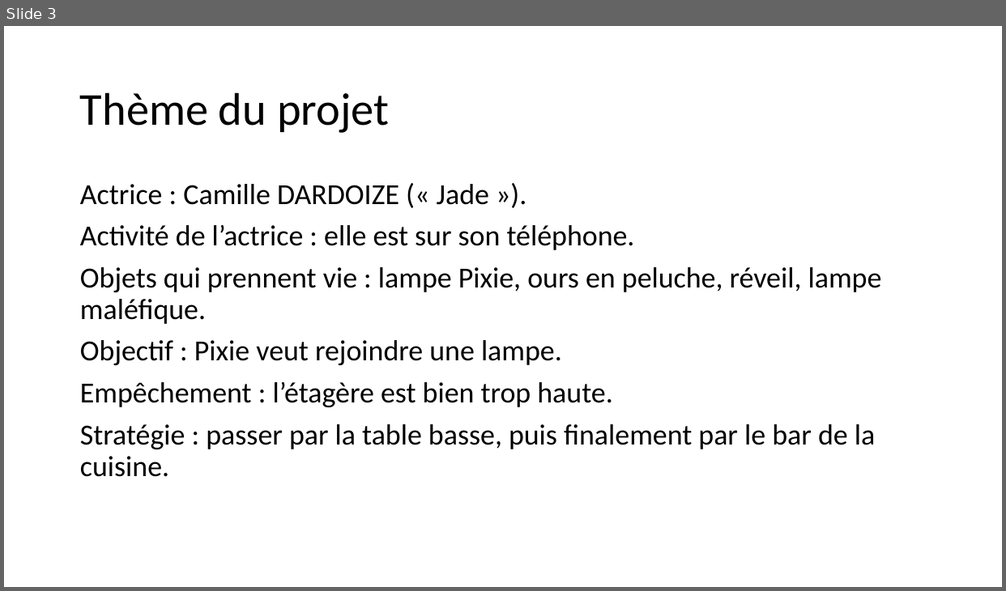
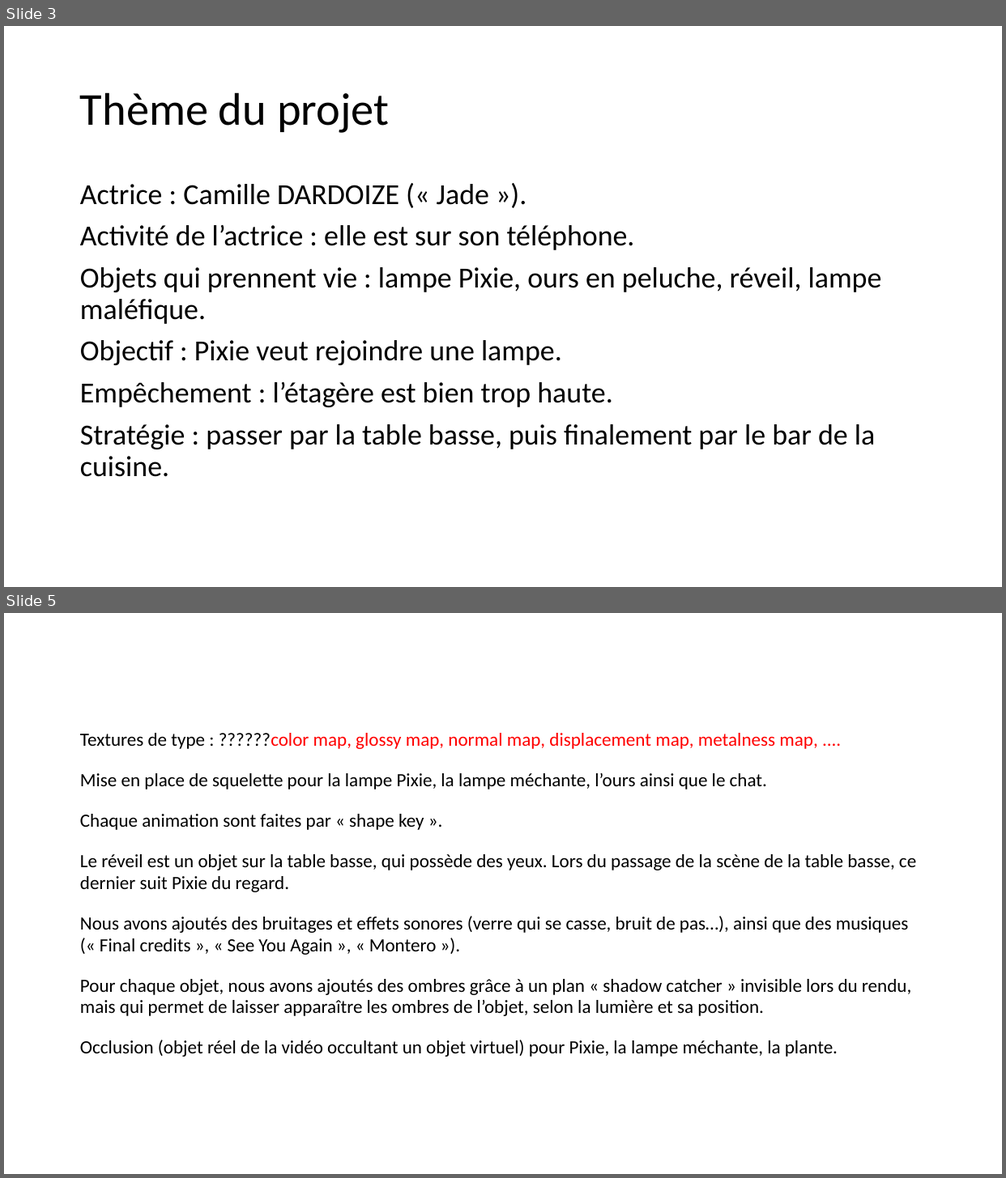
Before and after one commit to FC-Dijkstra/Minifilm_ImgWeb, a slide deck: Projet L3 Informatique_powerpointPrésentation (paslefinaljustecontenu).pptx. Shown one above the other, each under a label of ours: slide 3 before the commit, slides 3 and 5 after it; the slides between them are not shown. The pictures are 1006x591 and 1006x1178 pixels, drawn with LibreOffice and Linux fonts; fonts in the diff are those of the drawing. Boxes give left, top, right and bottom in pixels: in the first picture for what was removed or moved away, otherwise in the second. Text is boxed around its words. In the diff, an @@ line names an element or a change of style, - is before the commit and + after.

```diff
--- a/Projet L3 Informatique_powerpointPrésentation (paslefinaljustecontenu).pptx
+++ b/Projet L3 Informatique_powerpointPrésentation (paslefinaljustecontenu).pptx
@@ slide 5 added at [4, 613, 1002, 1174], background #FFFFFF @@
@@ text added at [80, 733, 916, 1057], 18 pt, text #000000 @@
+Textures de type : ??????color map, glossy map, normal map, displacement map, metalness map, ....
+Mise en place de squelette pour la lampe Pixie, la lampe méchante, l’ours ainsi que le chat.
+Chaque animation sont faites par « shape key ».
+Le réveil est un objet sur la table basse, qui possède des yeux. Lors du passage de la scène de la table basse, ce dernier suit Pixie du regard.
+Nous avons ajoutés des bruitages et effets sonores (verre qui se casse, bruit de pas…), ainsi que des musiques (« Final credits », « See You Again », « Montero »).
+Pour chaque objet, nous avons ajoutés des ombres grâce à un plan « shadow catcher » invisible lors du rendu, mais qui permet de laisser apparaître les ombres de l’objet, selon la lumière et sa position.
+Occlusion (objet réel de la vidéo occultant un objet virtuel) pour Pixie, la lampe méchante, la plante.
```
Also in this commit, not shown: 5 slides changed, 9 other slides added, 3 slides removed.
